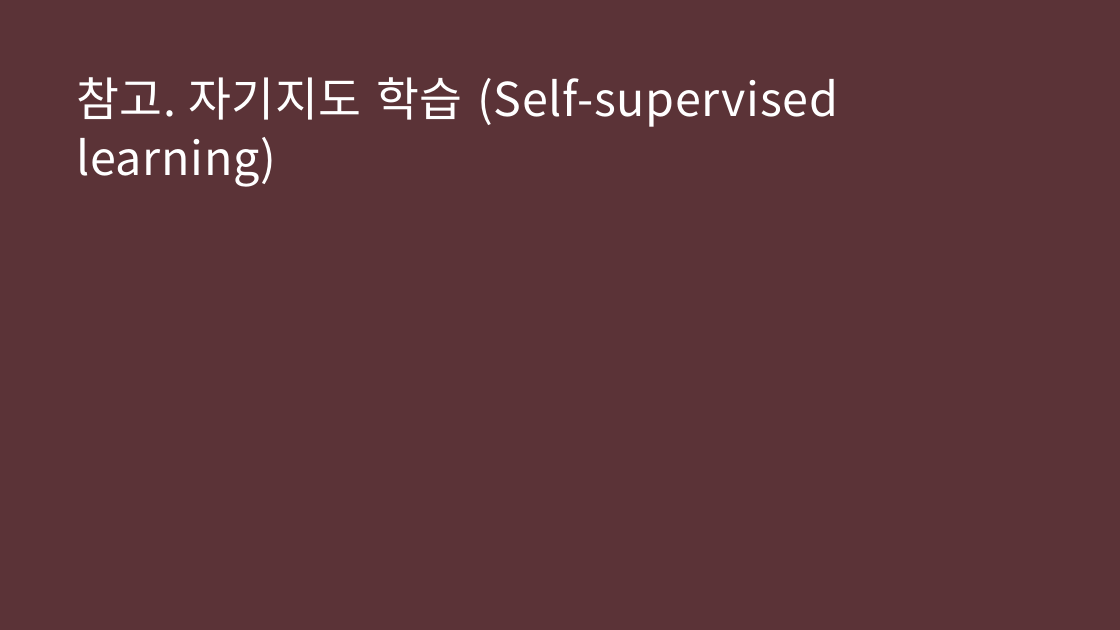
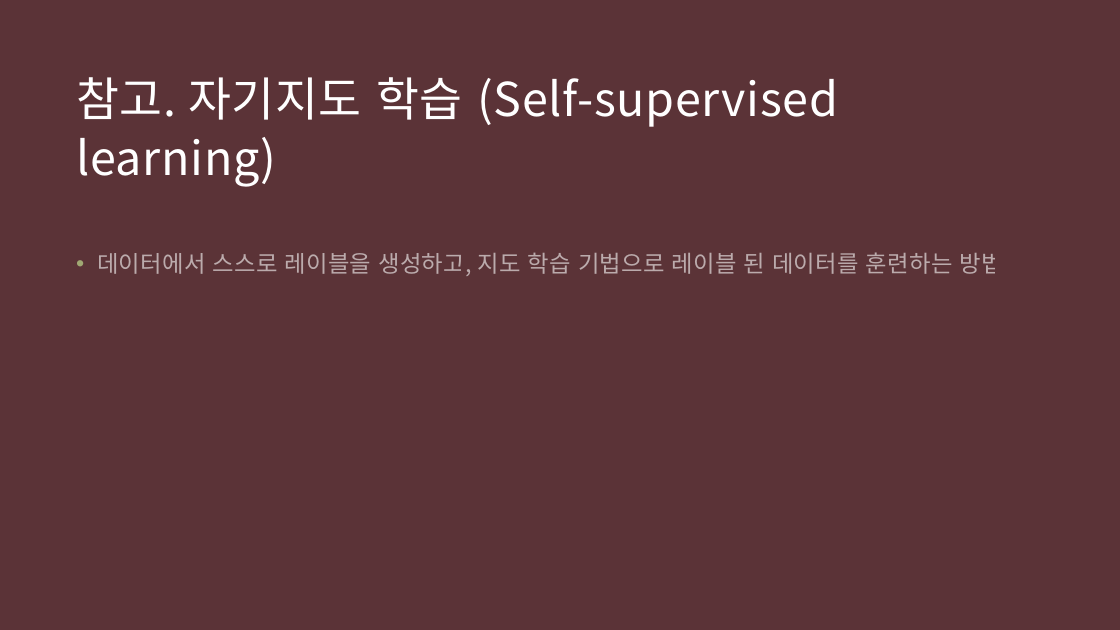
Before and after one commit to Kwan-Gu/data_science, a slide deck: slide 4 of ML/HandsOn/11_2_2_비지도사전훈련.pptx. Drawn at 1120x630 pixels with LibreOffice and Linux fonts; fonts in the diff are those of the drawing. Boxes give left, top, right and bottom in pixels: in the first picture for what was removed or moved away, otherwise in the second. Text is boxed around its words. In the diff, an @@ line names an element or a change of style, - is before the commit and + after.

Commit message:
Create 11_2_2_비지도사전훈련

```diff
--- a/ML/HandsOn/11_2_2_비지도사전훈련.pptx
+++ b/ML/HandsOn/11_2_2_비지도사전훈련.pptx
@@ text added at <box>97,252,1003,276</box>, 20 pt, text #FFFFFF at 58% opacity @@
+• 데이터에서 스스로 레이블을 생성하고, 지도 학습 기법으로 레이블 된 데이터를 훈련하는 방법
```
Also in this commit, not shown: 4 slides added, 1 other file.
